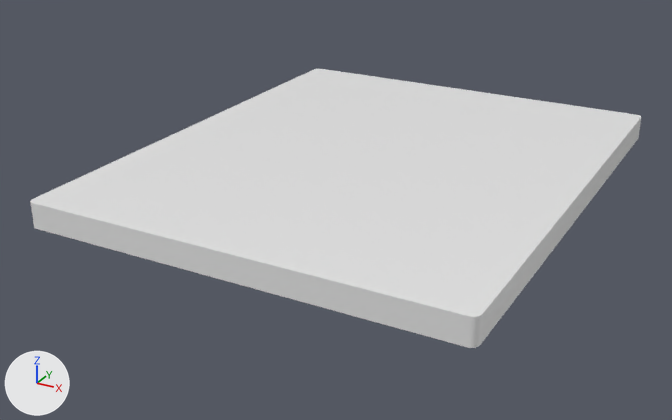
A saved change to the Blender file src/Termal/v1.blend.
Both versions are drawn from a 50 mm lens placed at (104.1, -209.1, 91.1), pointed at (-6.1, -8.7, -9.1). The axes (+X, +Y, +Z) are drawn at lower left. The lights are the same throughout. The same objects are shown in both versions, whatever each file hides.

Objects in the first picture: 'Cubev1nonull'.
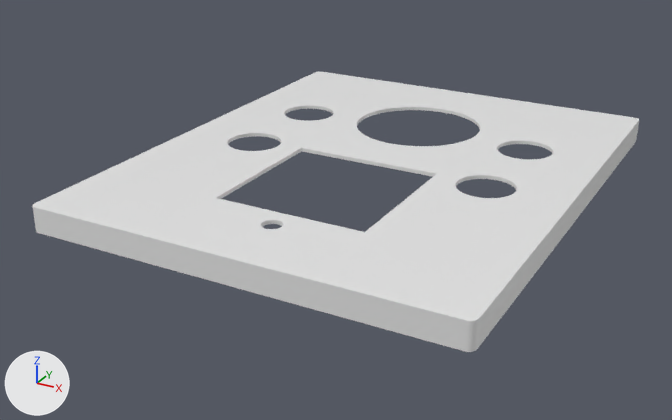
The change, as a diff of the scene's bpy script:
```diff
--- a/src/Termal/v1.blend.py
+++ b/src/Termal/v1.blend.py
@@ me_cube_003 @@
 # used by ob_cubev1nonull; location = (0.0, 0.0, 2.0); scale = (56.0, 68.0, 3.3)
-me_cube_003.from_pydata(...)  # 96 vertices, 52 faces; spans x -1.0..1.0, y -1.0..1.0, z -1.0..1.0
-me_cube_003.materials.append(mat_material_003)  # white #e7e7e7
+me_cube_003.from_pydata(...)  # 495 vertices, 258 faces; spans x -1.0..1.0, y -1.0..1.0, z -1.0..1.0
+# me_cube_003 part 1: 45 vertices moved from x -0.97..0.97, y -0.96..0.96, z -1.0..0.39 to x -0.95..0.95, y -0.96..0.96, z -1.0..0.7; 3 vertices removed from x -0.97..0.97, y 0.93..0.95, z -1.0..0.39; 402 vertices added at x -0.95..0.95, y -0.76..0.95, z -1.0..1.0
+me_cube_003.materials.append(mat_material_004)  # white #e7e7e7
@@ ob_cubev1nonull @@
 ob_cubev1nonull = bpy.data.objects.new('Cubev1nonull', me_cube_003)
-ob_cubev1nonull.location = (0.0, 0.0, 2.0)
-ob_cubev1nonull.scale = (56.0, 68.0, 3.3)
+ob_cubev1nonull.location = (0.0, 0.0, 1.0)
+ob_cubev1nonull.scale = (55.5, 68.0, 3.3)
```

Changed parts and their boxes [x1, y1, x2, y2] in the pictures (672 x 420 px):
'Cubev1nonull', reshaped, moved, rescaled: before [30, 69, 641, 348]; after [33, 72, 639, 352]
part 1 of me_cube_003, built on: after [33, 72, 639, 321]
